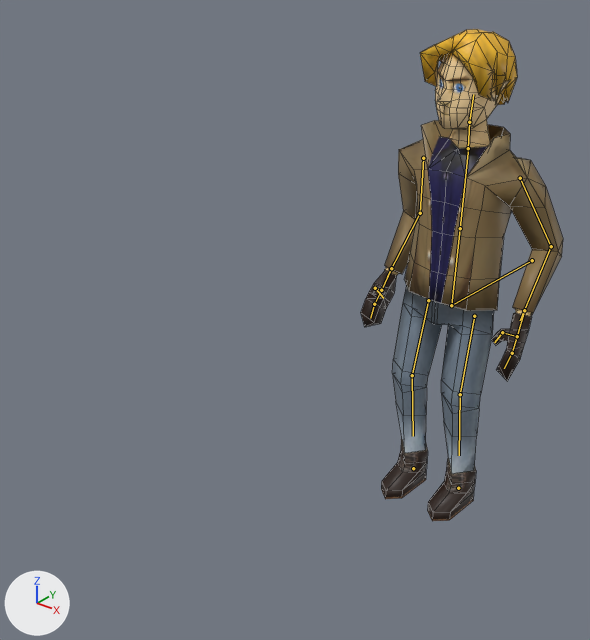
An edit to the FBX model res/models/gy/gy.fbx, drawn before and after from the same camera.
Rendered twice from a 50 mm lens placed at (13.7, -24.2, 19.6), pointed at (-0.9, -6.0, 8.3). The axes (+X, +Y, +Z) are drawn at lower left. The lights are the same throughout. Both versions are drawn at frame 102 of the action 'Armature|Plane.071Action'; the numbers are the values there. The bones that bend it are drawn over the model as lines. Mesh edges are drawn as thin lines.
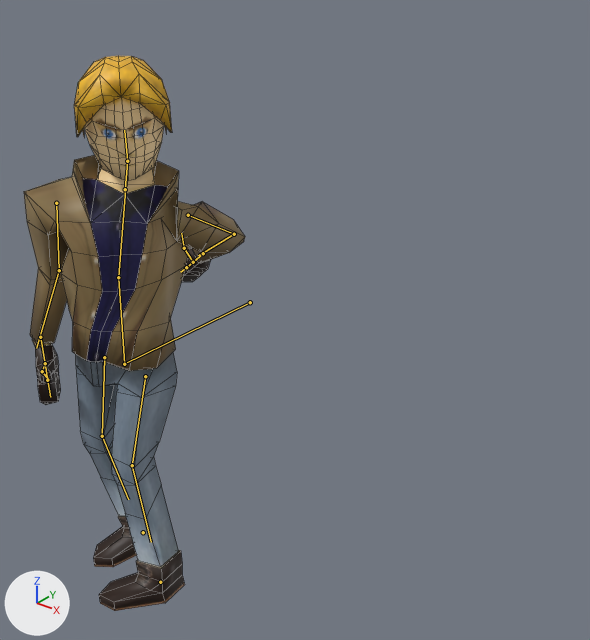
The change in detail:
Bone 'Root' (bone_root) moves from (0.16, 0.03, 0.03) to (-1.87, 3.28, 0.04).
Bone 'Root' (bone_root) turns from (0, 0, 4) to (0, 0, 0) degrees about its own x, y and z.
Bone 'stomach' (bone_stomach) turns from (0, 0, 0) to (0, 3, 0) degrees about its own x, y and z.
Bone 'chest' (bone_chest) turns from (-1, 0, 0) to (-5, 46, -12) degrees about its own x, y and z.
Bone 'head' (bone_head) turns from (-2, -13, -2) to (4, 1, 9) degrees about its own x, y and z.
Bone 'upper_arm.r' (bone_upper_arm_r) turns from (-23, -20, 53) to (-18, 16, 57) degrees about its own x, y and z.
Bone 'lower_arm.r' (bone_lower_arm_r) turns from (48, 4, -9) to (24, 1, -5) degrees about its own x, y and z.
Bone 'upper_arm.l' (bone_upper_arm_l) turns from (-23, 34, -51) to (46, 146, 25) degrees about its own x, y and z.
Bone 'upper_leg.r' (bone_upper_leg_r) turns from (8, 0, -1) to (1, 25, -4) degrees about its own x, y and z.
Bone 'upper_leg.l' (bone_upper_leg_l) turns from (7, -1, 0) to (14, 30, 5) degrees about its own x, y and z.
Bone 'foot_ik.r' (bone_foot_ik_r) moves from (0.0, 0.0, 0.0) to (-1.82, -3.07, -0.06).
Bone 'foot_ik.r' (bone_foot_ik_r) turns from (0, 0, 0) to (0, 0, -7) degrees about its own x, y and z.
Bone 'hand_ik.r' (bone_hand_ik_r) moves from (1.14, -0.02, -0.66) to (-0.65, -3.77, -0.74).
Bone 'hand_ik.r' (bone_hand_ik_r) turns from (-61, -56, 20) to (-10, -66, 19) degrees about its own x, y and z.
Bone 'hand2.r' (bone_hand2_r) turns from (0, 0, 14) to (1, -1, -2) degrees about its own x, y and z.
Bone 'thumb2.r' (bone_thumb2_r) turns from (-11, -5, 50) to (0, 0, 0) degrees about its own x, y and z.
Bone 'foot_ik.l' (bone_foot_ik_l) moves from (0.0, 0.0, 0.0) to (-1.72, -3.5, -0.06).
Bone 'foot_ik.l' (bone_foot_ik_l) turns from (0, 0, 0) to (0, 1, -34) degrees about its own x, y and z.
Bone 'hand_ik.l' (bone_hand_ik_l) moves from (-1.08, -0.19, -0.64) to (-4.17, -1.91, -0.24).
Bone 'hand_ik.l' (bone_hand_ik_l) turns from (-49, 46, -39) to (69, 126, 22) degrees about its own x, y and z.
Bone 'hand2.l' (bone_hand2_l) turns from (0, 0, -9) to (1, 1, 2) degrees about its own x, y and z.
Bone 'thumb2.l' (bone_thumb2_l) turns from (12, -24, 72) to (0, 0, 0) degrees about its own x, y and z.

Where the change shows, as pixel boxes [x1, y1, x2, y2] in the pictures (590 x 640 px):
'Plane', posed (9% wider, 13% taller): before [361, 29, 563, 521]; after [24, 56, 245, 611]
bone 'Root', root to tip: before (532, 260) to (450, 306); after (250, 302) to (123, 364)
bone 'stomach', root to tip: before (451, 305) to (460, 228); after (124, 364) to (118, 277)
bone 'chest', root to tip: before (460, 228) to (468, 147); after (118, 277) to (125, 188)
bone 'head', root to tip: before (469, 122) to (473, 94); after (127, 161) to (124, 130)
bone 'upper_arm.r', root to tip: before (423, 158) to (420, 213); after (56, 203) to (59, 270)
bone 'lower_arm.r', root to tip: before (420, 213) to (387, 277); after (59, 270) to (36, 348)
bone 'upper_arm.l', root to tip: before (520, 178) to (551, 246); after (188, 215) to (234, 234)
bone 'upper_leg.r', root to tip: before (428, 300) to (412, 375); after (104, 357) to (102, 436)
bone 'upper_leg.l', root to tip: before (474, 316) to (460, 394); after (145, 376) to (132, 465)
bone 'foot_ik.r', root to tip: before (413, 468) to (414, 468); after (143, 532) to (143, 532)
bone 'hand_ik.r', root to tip: before (391, 268) to (392, 268); after (40, 337) to (41, 336)
bone 'hand2.r', root to tip: before (374, 304) to (370, 318); after (47, 380) to (50, 397)
bone 'thumb2.r', root to tip: before (375, 288) to (383, 298); after (42, 371) to (48, 379)
bone 'foot_ik.l', root to tip: before (458, 488) to (458, 487); after (160, 582) to (161, 582)
bone 'hand_ik.l', root to tip: before (524, 310) to (524, 310); after (203, 253) to (204, 253)
bone 'hand2.l', root to tip: before (512, 353) to (504, 368); after (186, 267) to (180, 272)
bone 'thumb2.l', root to tip: before (502, 332) to (494, 342); after (184, 248) to (181, 233)
